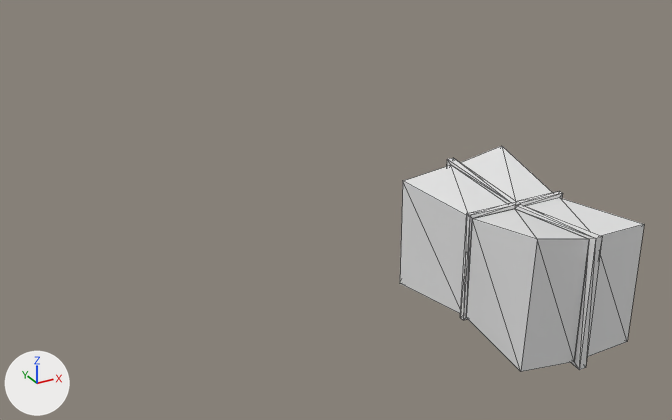
The FBX model KARTGAME/Assets/Models/Tracks/Farm/HayBale.fbx as it was, and as the next commit left it.
One viewpoint serves both versions: a 50 mm lens placed at (16.8, 89.0, 30.4), pointed at (36.3, 124.3, 12.8). Every picture has the same lights, and +X, +Y and +Z are marked at lower left. Mesh edges are drawn as thin lines. Where no turn or scale is listed for an object, it has been applied to the vertices. Vertices at the same position are counted once.
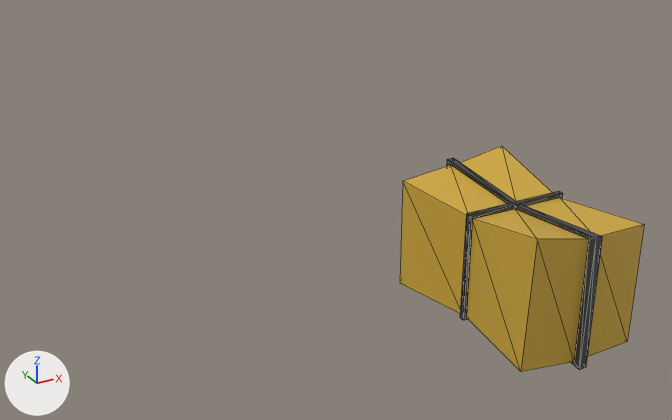
Where the newer file only moved an object's origin or applied its transform, the numbers keep the older frame.

Location of each change, [x1, y1, x2, y2] in pixels of the pictures (672 x 420 px):
'Object_22', surface changed (grey to yellow): [400, 146, 644, 371] in both

Patch to the scene script:
```diff
--- a/KARTGAME/Assets/Models/Tracks/Farm/HayBale.fbx.py
+++ b/KARTGAME/Assets/Models/Tracks/Farm/HayBale.fbx.py
@@ img_duel_32x_png @@
+img_duel_32x_png = load_image('duel-32x.png', '../../../Textures/Track01/duel-32x.png', 8192, 32, 'sRGB')
@@ mat_haybale @@
 mat_haybale = principled_material('HayBale')
-mat_haybale.base_color = (0.8, 0.8, 0.8)  # white #e7e7e7
+mat_haybale.texture = img_duel_32x_png
@@ me_object_20 @@
 me_object_20.from_pydata(...)  # 102 vertices, 124 faces; spans x -33.3..-18.4, y 27.4..61.4, z -1.6..4.0
 # used by ob_object_22; location = (59.25, 82.28, 13.27)
+# me_object_20 part 1: texture (UV) coordinates of 124 of 124 faces, centred in x -23.3..-18.5, y 27.4..36.1, z -1.5..3.5, changed; they spanned u 0.0..1.0, v 0.0..1.0 and now span u 0.01..0.68, v 0.71..0.91
 me_object_20.materials.append(mat_haybale)
```
